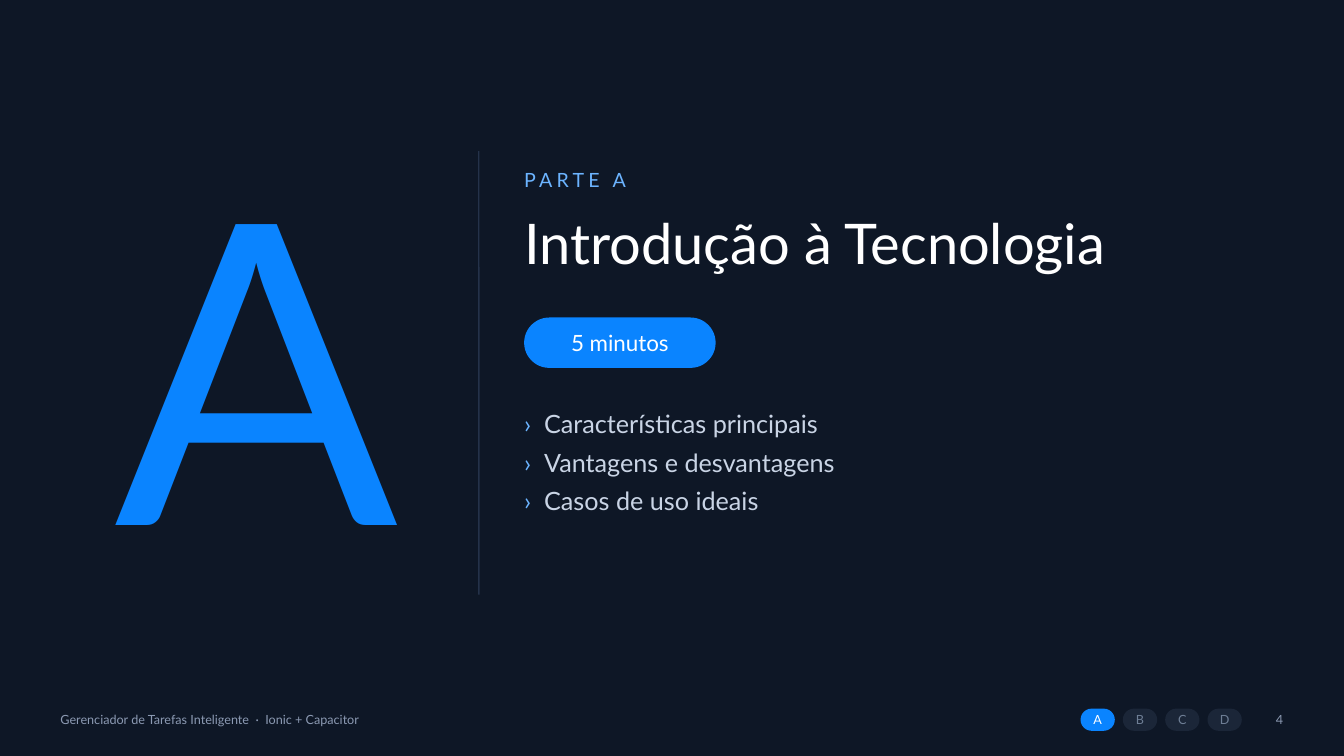
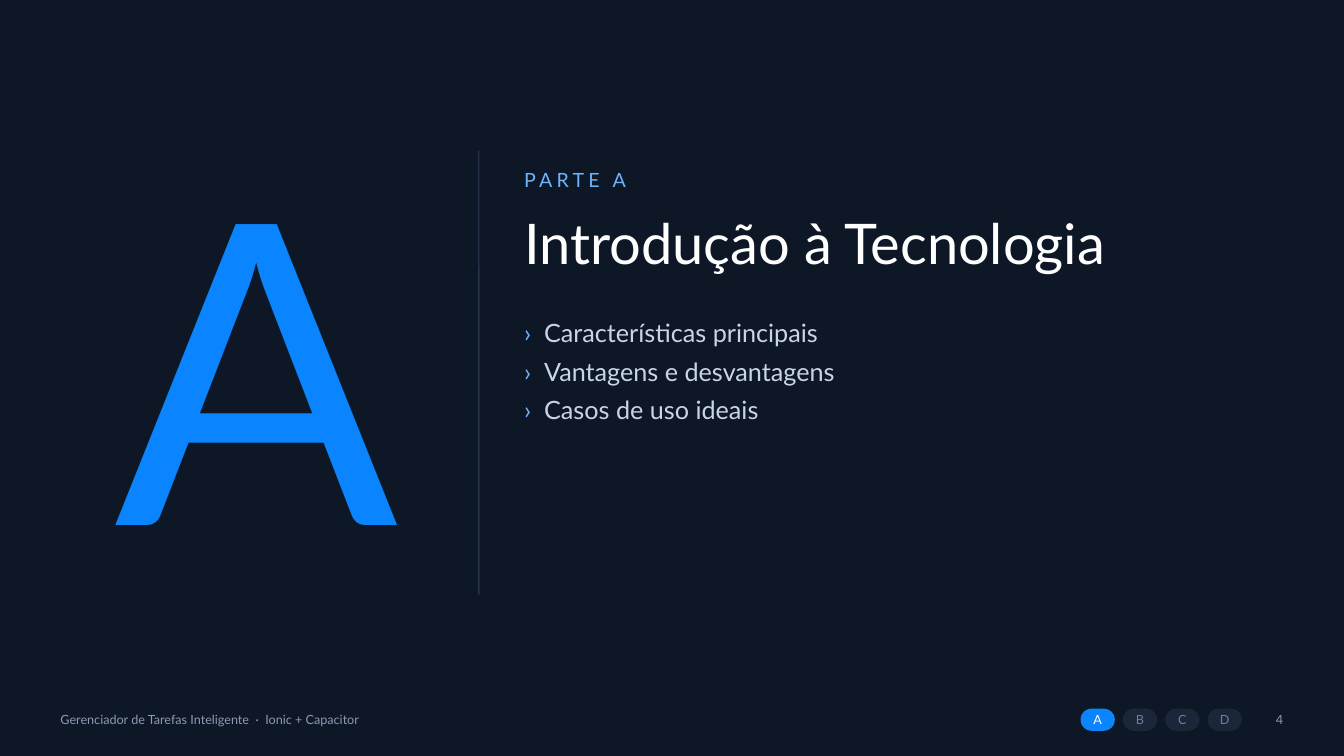
Before and after one commit to jdecarli6/DESENWEB, a slide deck: slide 4 of slides/apresentacao.pptx. Drawn at 1344x756 pixels with LibreOffice and Linux fonts; fonts in the diff are those of the drawing. Boxes give left, top, right and bottom in pixels: in the first picture for what was removed or moved away, otherwise in the second. Text is boxed around its words. In the diff, an @@ line names an element or a change of style, - is before the commit and + after.

```diff
--- a/slides/apresentacao.pptx
+++ b/slides/apresentacao.pptx
@@ text "› Características principais": place and size @@
-text "› Características principais" at (544, 414, 835, 510)
+text "› Características principais" at (544, 323, 835, 419)
@@ rounded rectangle removed at (524, 318, 716, 368) @@
-5 minutos
```
Also in this commit, not shown: 5 other slides changed, 6 other files.
